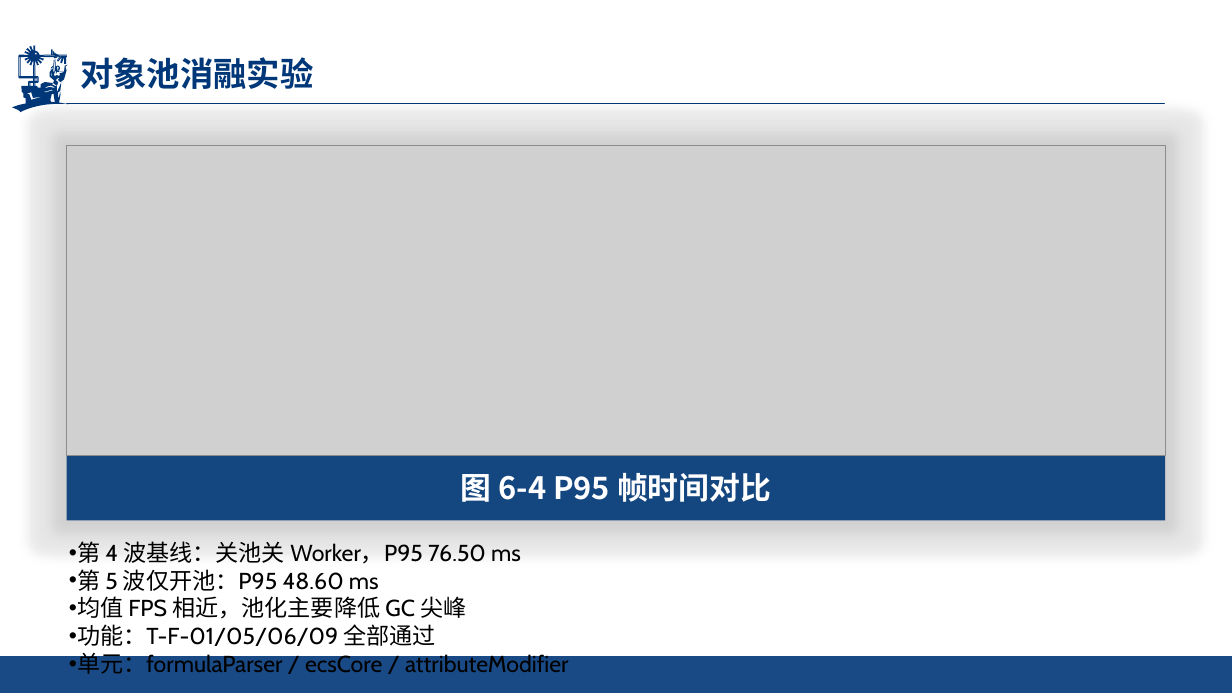
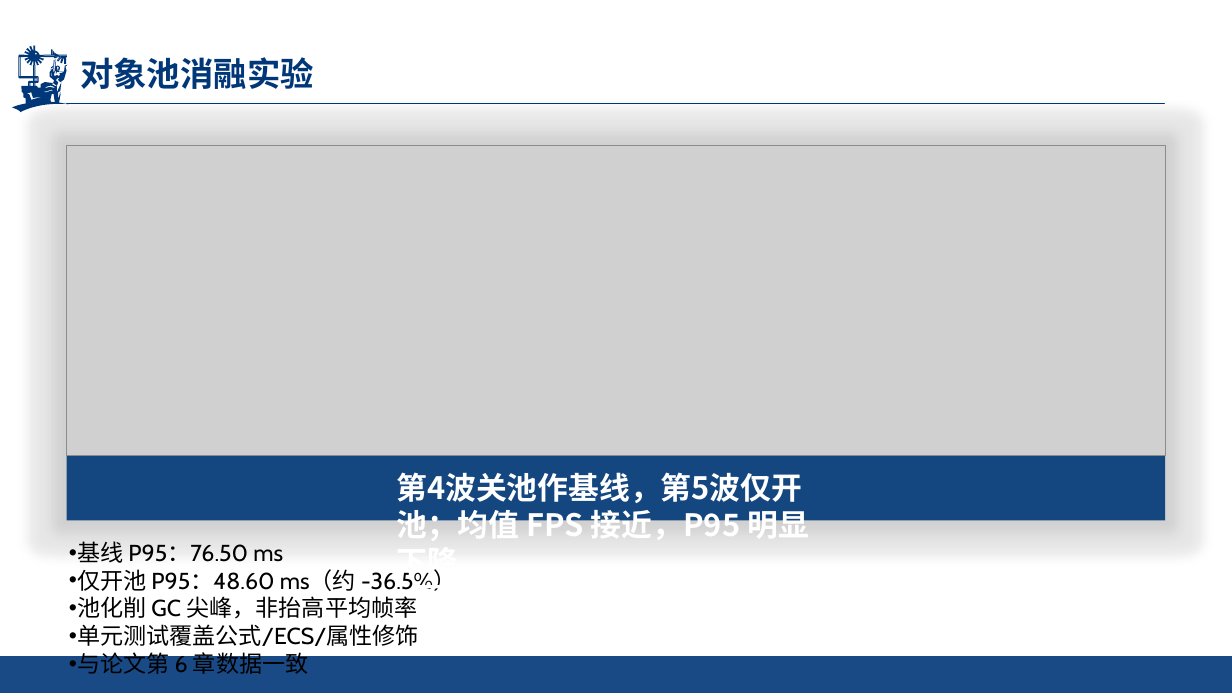
Before and after one commit to kir123456-1q/Survivor-And-Fight, a slide deck: slide 16 of SurvivorAndFight/SurvivorAndFight-毕业答辩PPT.pptx (slide 14 before the commit). Drawn at 1232x693 pixels with LibreOffice and Linux fonts; fonts in the diff are those of the drawing; grey boxes stand for pictures; background and template pictures are left out. Boxes give left, top, right and bottom in pixels: in the first picture for what was removed or moved away, otherwise in the second. Text is boxed around its words. In the diff, an @@ line names an element or a change of style, - is before the commit and + after.

```diff
--- a/SurvivorAndFight/SurvivorAndFight-毕业答辩PPT.pptx
+++ b/SurvivorAndFight/SurvivorAndFight-毕业答辩PPT.pptx
@@ text at bbox=[396, 472, 809, 657]: text changed @@
-图 6-4 P95 帧时间对比
+第4波关池作基线，第5波仅开池；均值 FPS 接近，P95 明显下降。
+图10 对象池消融 P95（1000 怪 / 10s）
@@ text at bbox=[77, 541, 456, 674]: text changed @@
-• 第 4 波基线：关池关 Worker，P95 76.50 ms
-• 第 5 波仅开池：P95 48.60 ms
-• 均值 FPS 相近，池化主要降低 GC 尖峰
-• 功能：T-F-01/05/06/09 全部通过
-• 单元：formulaParser / ecsCore / attributeModifier
+• 基线 P95：76.50 ms
+• 仅开池 P95：48.60 ms（约 -36.5%）
+• 池化削 GC 尖峰，非抬高平均帧率
+• 单元测试覆盖公式/ECS/属性修饰
+• 与论文第 6 章数据一致
```
Also in this commit, not shown: 9 other slides changed, 6 slides added, 4 slides removed, 17 other files.
